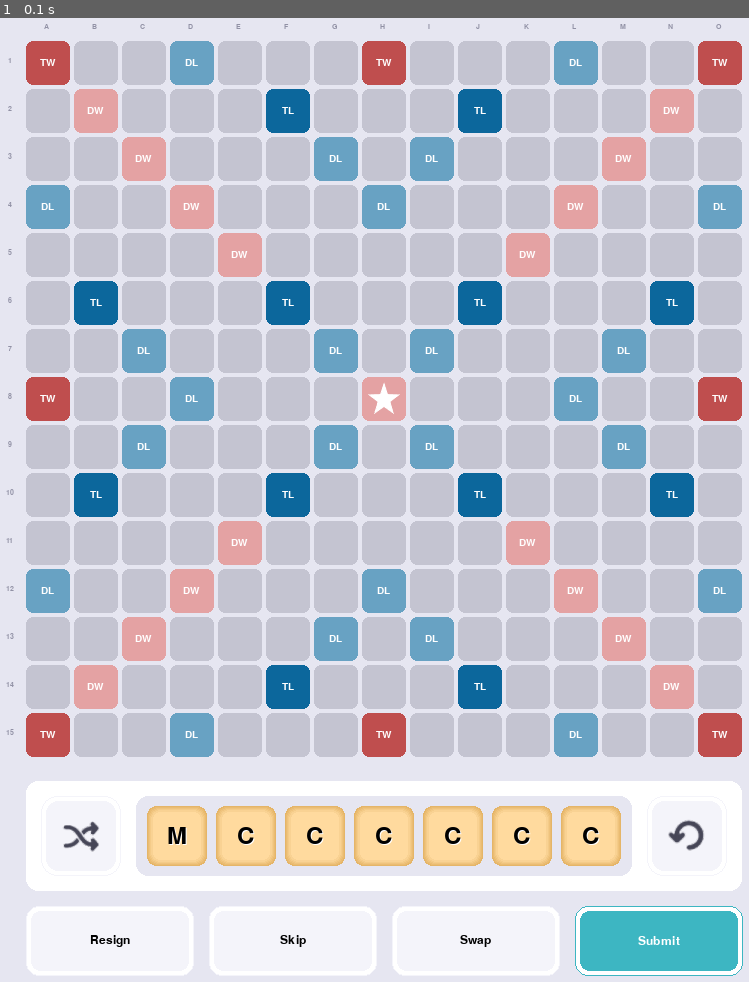
Above: before the commit, frame 1.
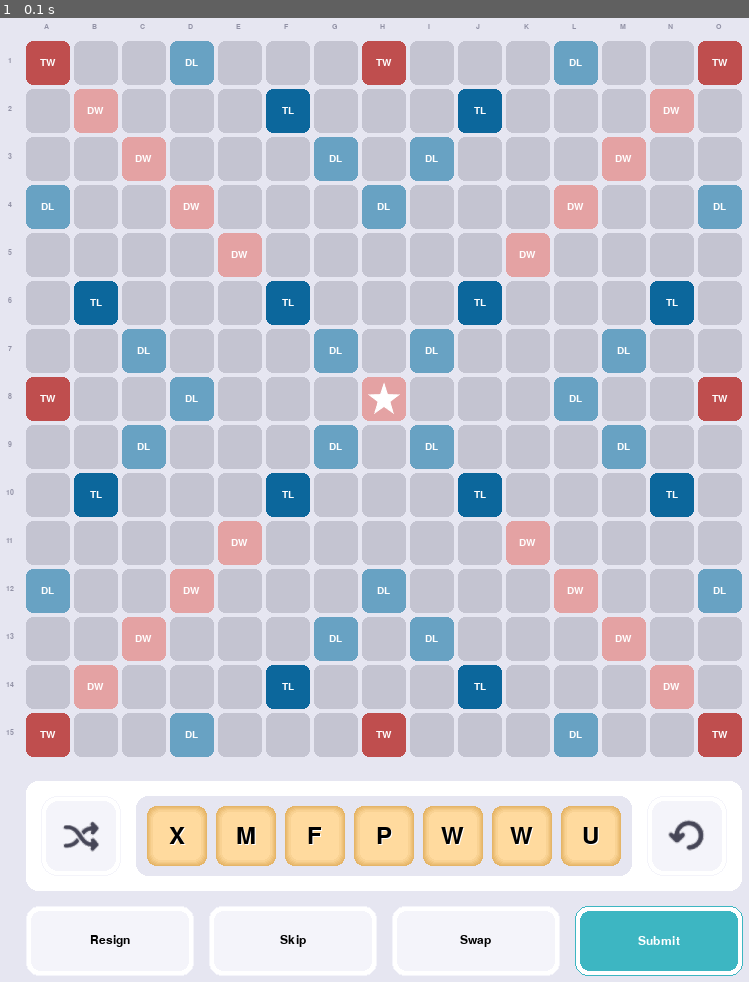
Above: after the commit, the same moment.

Repository: DaNubCoding/pygame-scrabble
Game: pygame game, started from main.py
Same seed, same stepped clock (60 frames per second), same inputs: the game is played once before the commit and once after it.
Inputs:
- Up to frame 1 (0.1 s): no input

The runs differ from the first frame. In frame 1, 0.2% of the frame differs, in the area x 22-81%, y 83-86%.

Commit message:
spacer alias for clean code

Diff:
--- a/src/game/elements/container.py
+++ b/src/game/elements/container.py
@@ -17,3 +17,5 @@
             child.parent = self
             child.parse_rect()
             self.children.append(child)
+
+Spacer = Container
--- a/src/game/main_game.py
+++ b/src/game/main_game.py
@@ -1,5 +1,7 @@
+from random import randint
+
 from src.common.constants import VEC, Color, TILE_SIZE, TILE_MARGIN, OPTIONS_BUTTON_FONT
-from src.game.elements.container import Container
+from src.game.elements.container import Container, Spacer
 from src.game.elements.rack_tile import RackTile
 from src.game.elements.button import Button1
 from src.management.element import Style
@@ -22,9 +24,9 @@
         )
 
         self.__build_rack_container()
-        self.rack.add_children(RackTile(self, (11, 10, ..., "100% - 20p"), "M"))
-        for _ in range(6):
-            self.rack.add_children(RackTile(self, ("$ + 9p", 10, ..., "100% - 20p"), "C"))
+        self.rack.add_children(Spacer(self, (0, 0, 2, 0)))
+        for _ in range(7):
+            self.rack.add_children(RackTile(self, ("$ + 9p", 10, ..., "100% - 20p"), chr(randint(65, 90))))
 
         self.__build_options_container()
 
